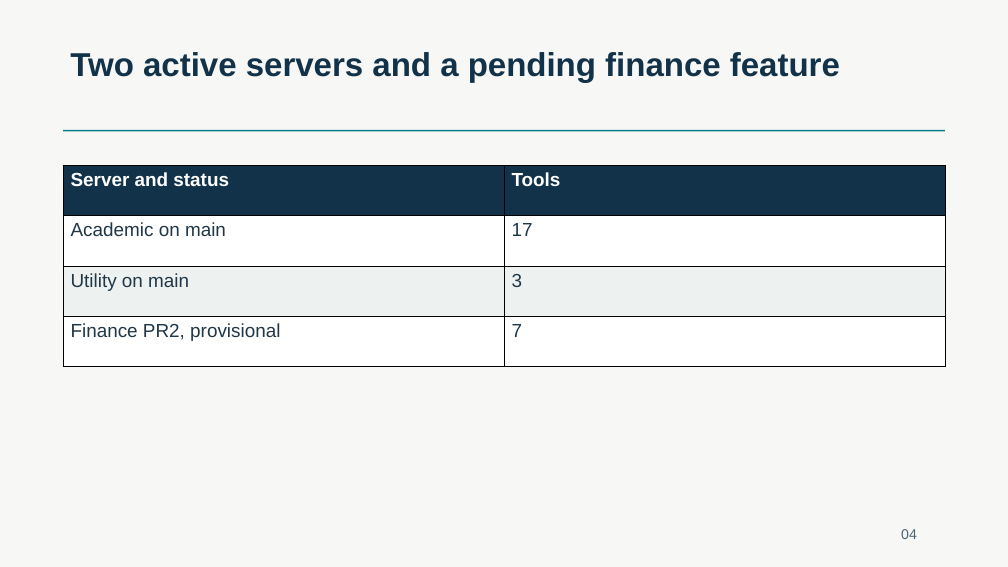
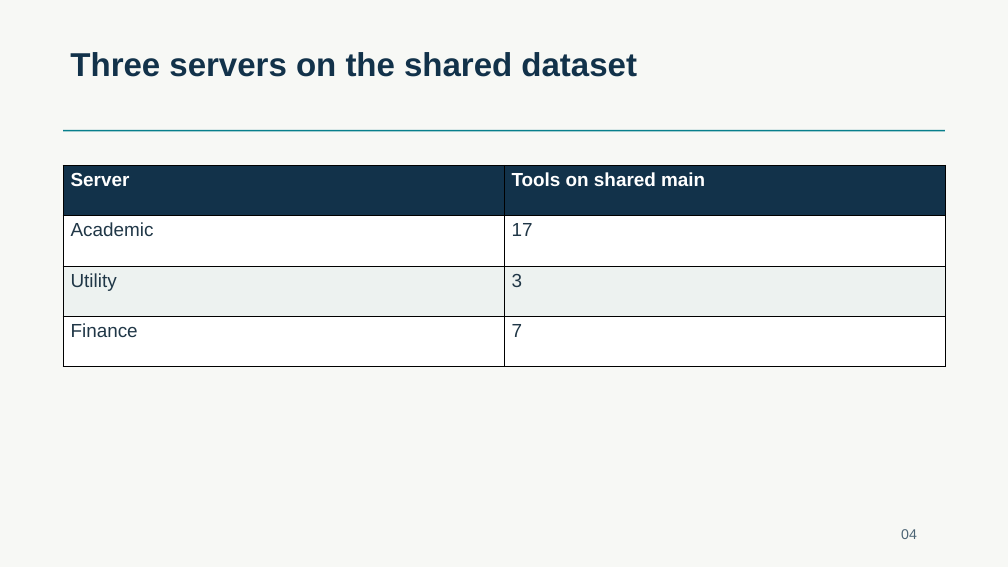
Before and after one commit to HaHiepThanh/mcp-ts, a slide deck: slide 4 of phase2/runs/khoa/MCP-TS-SDK-phase2.pptx. Drawn at 1008x567 pixels with LibreOffice and Linux fonts; fonts in the diff are those of the drawing. Boxes give left, top, right and bottom in pixels: in the first picture for what was removed or moved away, otherwise in the second. Text is boxed around its words. In the diff, an @@ line names an element or a change of style, - is before the commit and + after.

Commit message:
fix(phase2): finish Khoa review on shared finance dataset

```diff
--- a/phase2/runs/khoa/MCP-TS-SDK-phase2.pptx
+++ b/phase2/runs/khoa/MCP-TS-SDK-phase2.pptx
@@ text at [70, 52, 637, 77]: text changed @@
-Two active servers and a pending finance feature
+Three servers on the shared dataset
@@ table at [63, 166, 944, 368] @@
-row 1, column 1: Server and status
+row 1, column 1: Server
-row 1, column 2: Tools
+row 1, column 2: Tools on shared main
-row 2, column 1: Academic on main
+row 2, column 1: Academic
-row 3, column 1: Utility on main
+row 3, column 1: Utility
-row 4, column 1: Finance PR2, provisional
+row 4, column 1: Finance
```
Also in this commit, not shown: 12 other slides changed, 25 other files.
